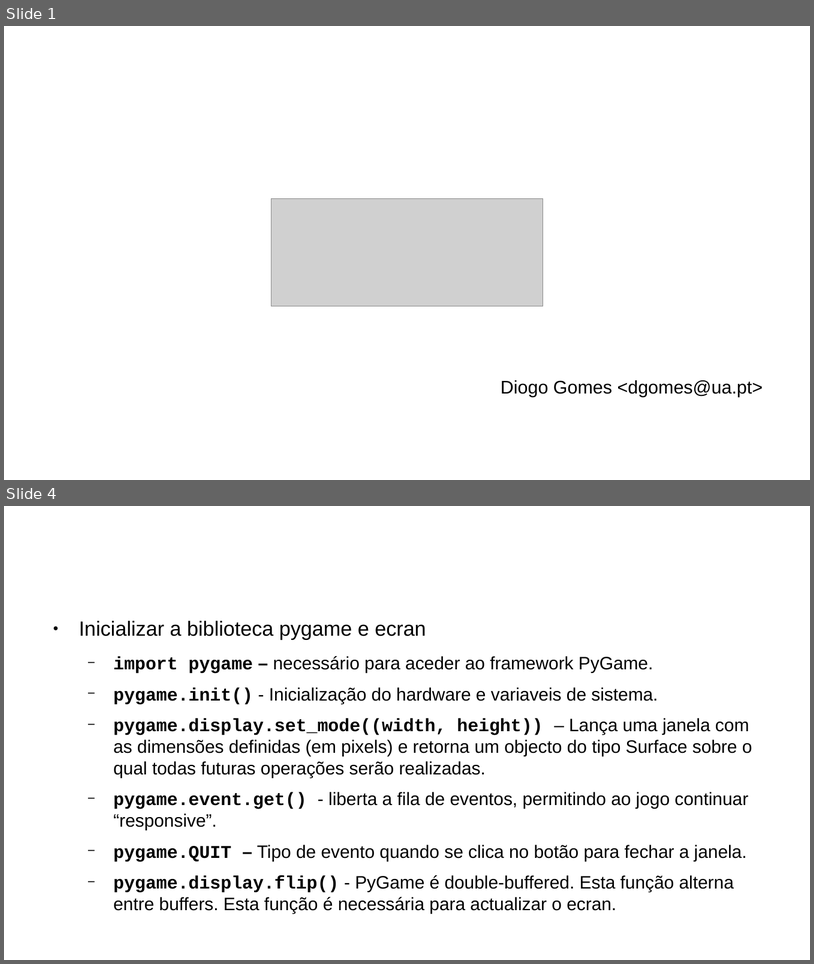
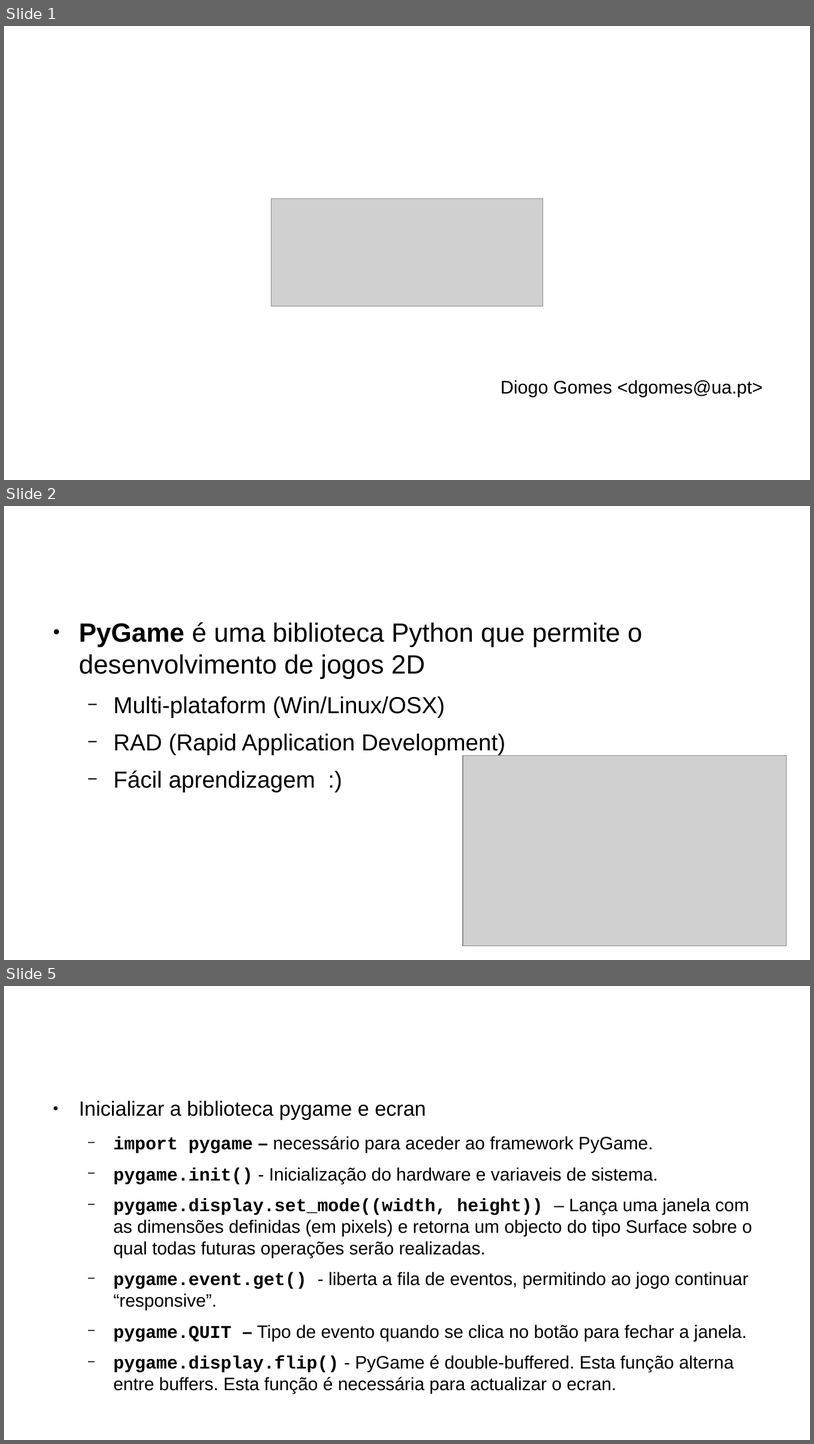
Before and after one commit to dgomes/pygame_tutorial, a slide deck: Introducao ao PyGame.odp. Shown one above the other, each under a label of ours: slides 1 and 4 before the commit, slides 1, 2 and 5 after it; the slides between them are not shown. The pictures are 814x964 and 814x1444 pixels, drawn with LibreOffice and Linux fonts; fonts in the diff are those of the drawing; grey boxes stand for pictures; background and template pictures are left out. Boxes give left, top, right and bottom in pixels: in the first picture for what was removed or moved away, otherwise in the second. Text is boxed around its words. In the diff, an @@ line names an element or a change of style, - is before the commit and + after.

```diff
--- a/Introducao ao PyGame.odp
+++ b/Introducao ao PyGame.odp
@@ slide 2 added at bbox=[4, 506, 810, 960], background #FFFFFF @@
@@ title added at bbox=[44, 523, 606, 598], 35.7 pt, text #FFFFFF @@
+Introdução
@@ text added at bbox=[79, 622, 642, 792], 22.8 pt, text #000000 @@
+● PyGame é uma biblioteca Python que permite o desenvolvimento de jogos 2D
+  − Multi-plataform (Win/Linux/OSX)
+  − RAD (Rapid Application Development)
+  − Fácil aprendizagem :)
@@ picture added at bbox=[463, 756, 787, 946] @@
@@ what was slide 4 is now slide 5 @@
```
Also in this commit, not shown: 5 slides changed, 3 other slides added.
